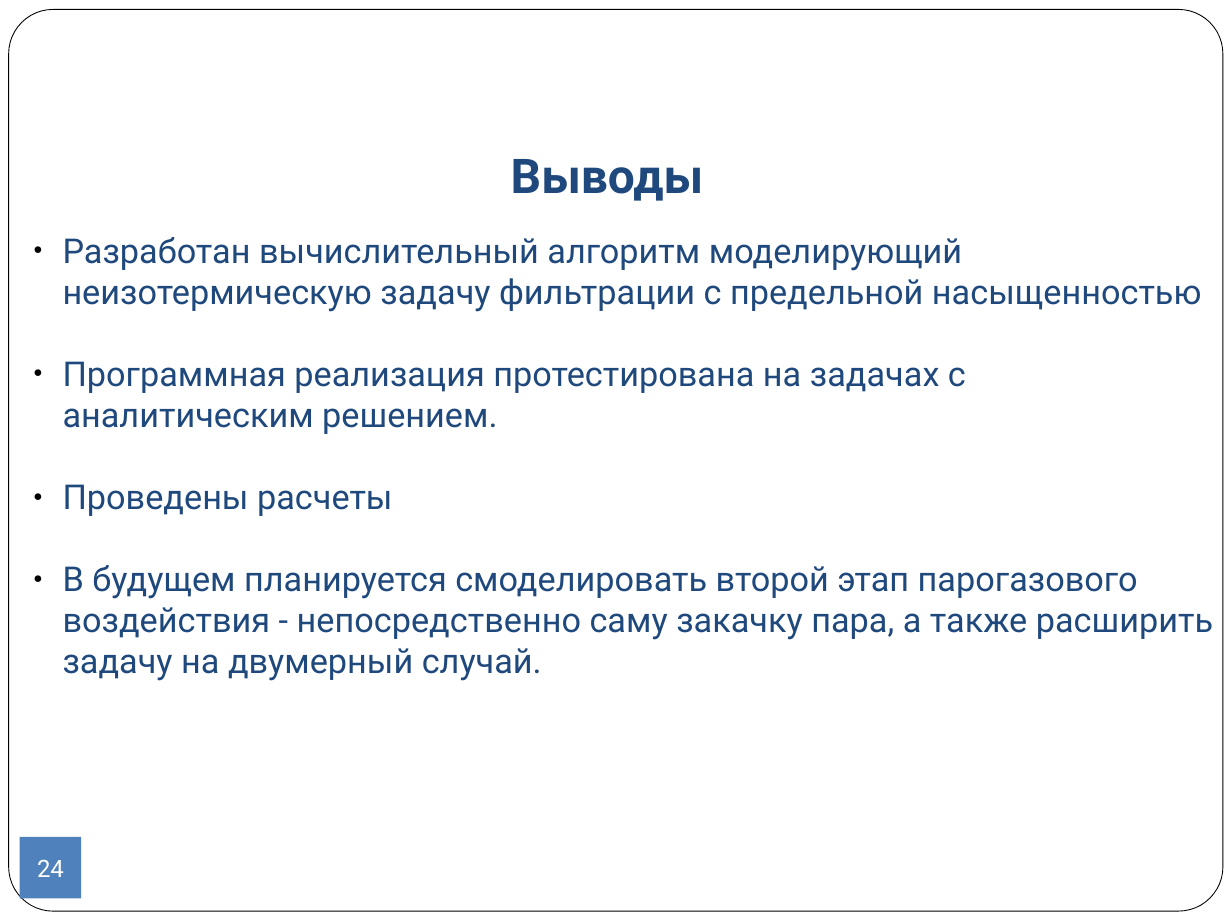
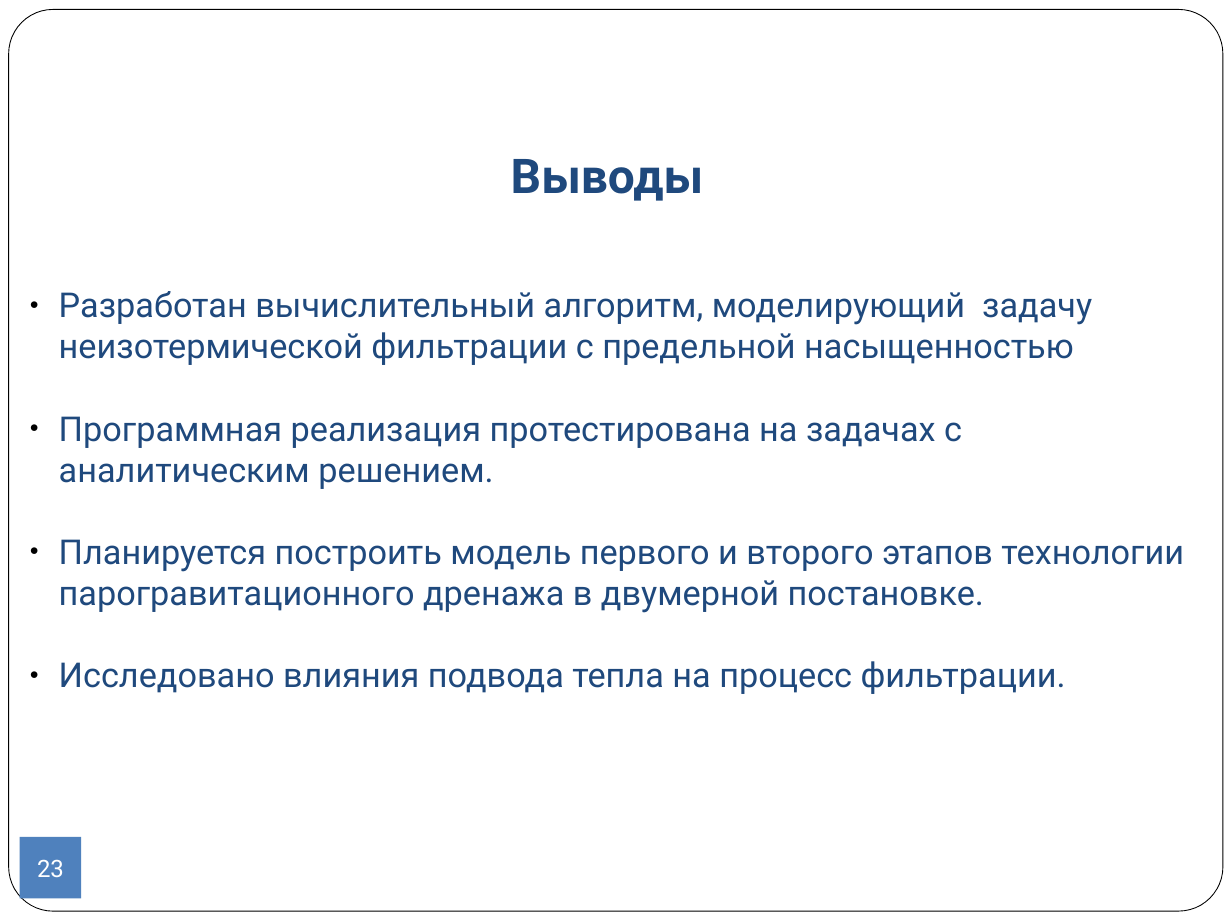
Before and after one commit to CompMathGroup/sagd, a slide deck: slide 23 of doc/Presentation.odp (slide 24 before the commit). Drawn at 1232x924 pixels with LibreOffice and Linux fonts; fonts in the diff are those of the drawing; background and template pictures are left out. Boxes give left, top, right and bottom in pixels: in the first picture for what was removed or moved away, otherwise in the second. Text is boxed around its words. In the diff, an @@ line names an element or a change of style, - is before the commit and + after.

```diff
--- a/doc/Presentation.odp
+++ b/doc/Presentation.odp
@@ text "Разработан вычислительный алгоритм, моделирующий задачу ...": place and size @@
-text "Разработан вычислительный алгоритм, моделирующий задачу ..." at [63,237,1213,681]
+text "Разработан вычислительный алгоритм, моделирующий задачу ..." at [59,291,1184,694]
@@ text at [59,291,1092,365]: text changed @@
-● Разработан вычислительный алгоритм моделирующий неизотермическую задачу фильтрации с предельной насыщенностью
+● Разработан вычислительный алгоритм, моделирующий задачу неизотермической фильтрации с предельной насыщенностью
@@ text at [59,539,1184,694]: text changed @@
-● Проведены расчеты
-● В будущем планируется смоделировать второй этап парогазового воздействия - непосредственно саму закачку пара, а также расширить задачу на двумерный случай.
+● Планируется построить модель первого и второго этапов технологии парогравитационного дренажа в двумерной постановке.
+● Исследовано влияния подвода тепла на процесс фильтрации.
@@ page number at [20,837,81,898]: text changed @@
-24
+23
@@ page number at [37,859,64,877]: text changed @@
-24
+23
```
Also in this commit, not shown: 17 other slides changed, 5 slides added, 5 slides removed, 2 other files.
